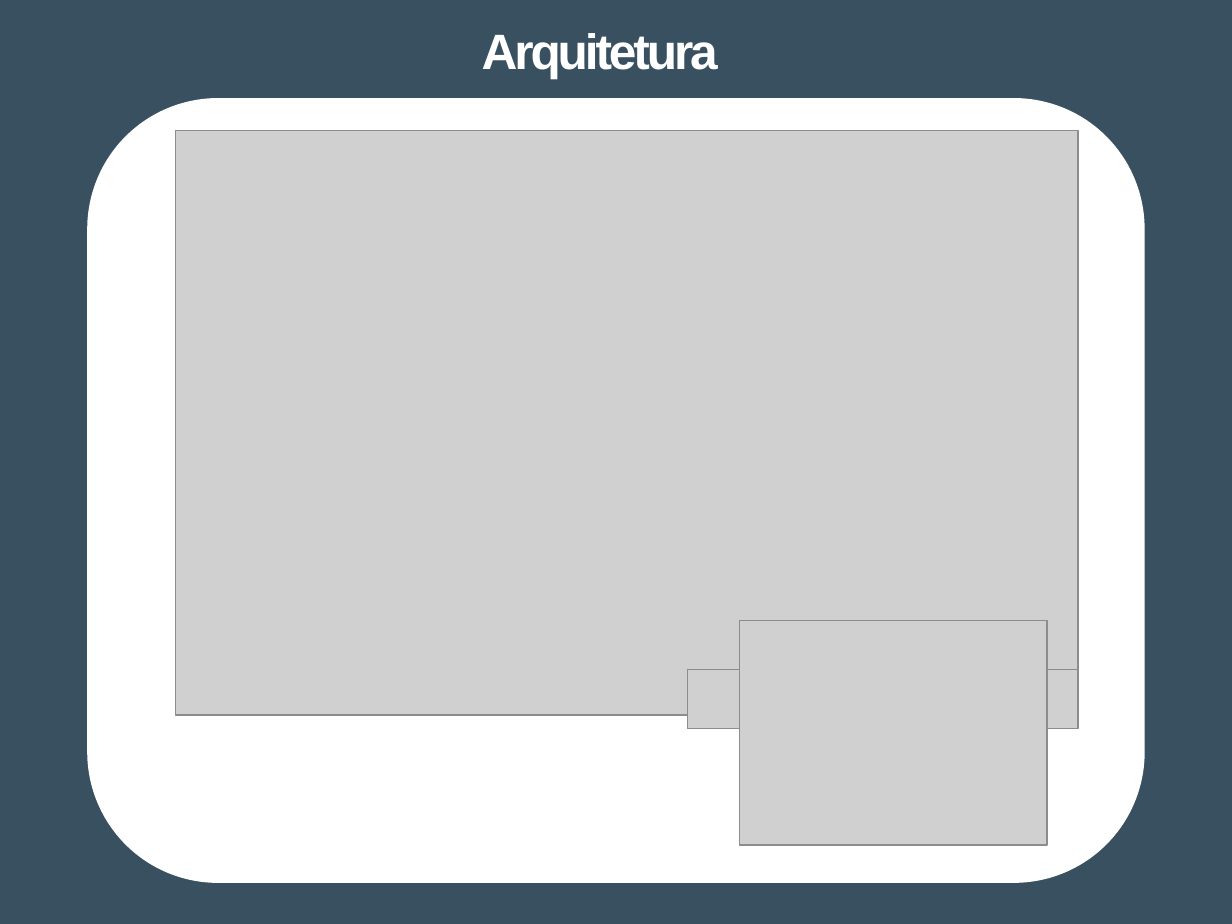
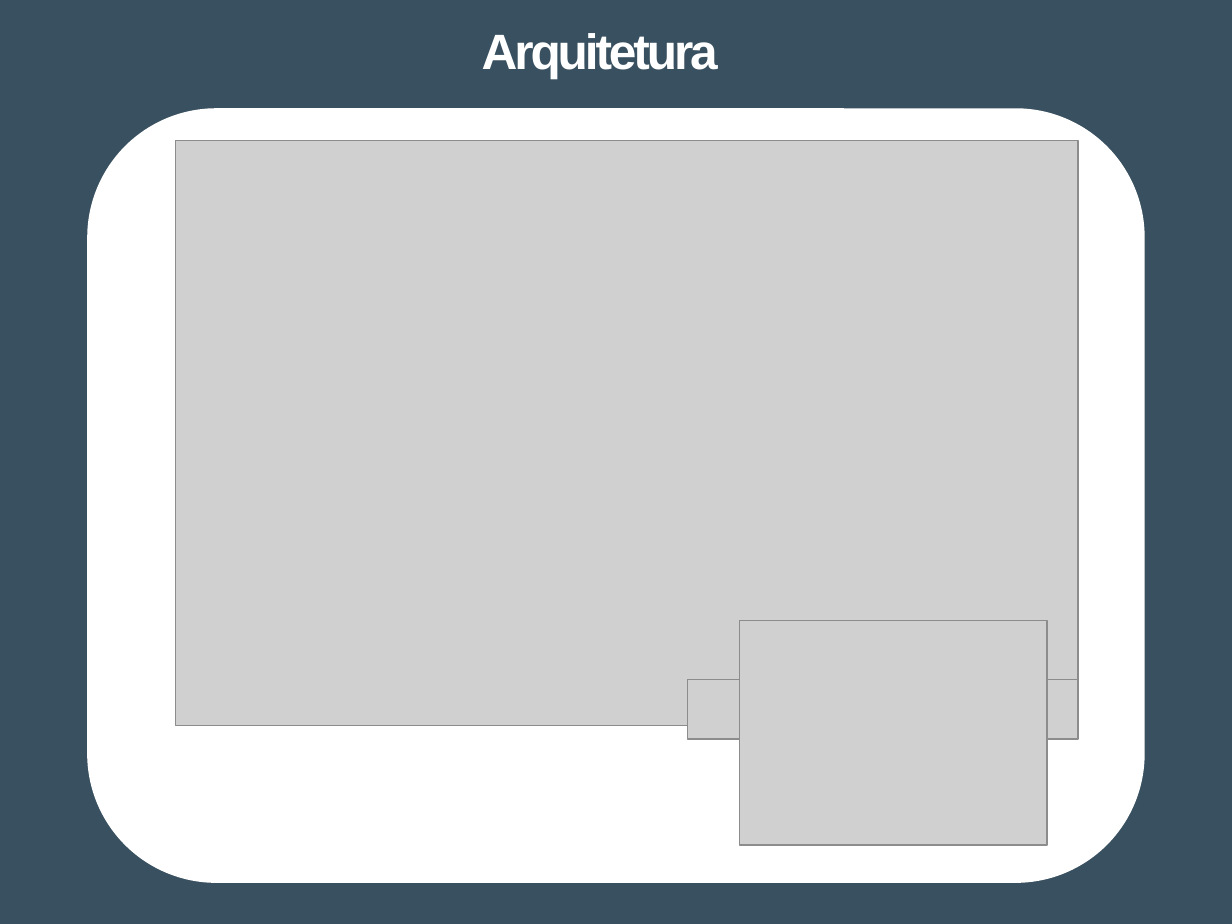
Before and after one commit to Tibblue/PLC, a slide deck: slide 5 of LEI/apresentações/apresLEI_raul.pptx. Drawn at 1232x924 pixels with LibreOffice and Linux fonts; fonts in the diff are those of the drawing; grey boxes stand for pictures. Boxes give left, top, right and bottom in pixels: in the first picture for what was removed or moved away, otherwise in the second. Text is boxed around its words. In the diff, an @@ line names an element or a change of style, - is before the commit and + after.

```diff
--- a/LEI/apresentações/apresLEI_raul.pptx
+++ b/LEI/apresentações/apresLEI_raul.pptx
@@ rounded rectangle resized from (x1=87, y1=99, x2=1145, y2=883) to (x1=87, y1=108, x2=1145, y2=883) @@
@@ picture moved from (x1=176, y1=131, x2=1078, y2=715) to (x1=176, y1=140, x2=1078, y2=724) @@
@@ picture moved from (x1=687, y1=669, x2=1078, y2=728) to (x1=687, y1=680, x2=1078, y2=739) @@
```
Also in this commit, not shown: 5 other slides changed, 4 slides added, 3 slides removed.
